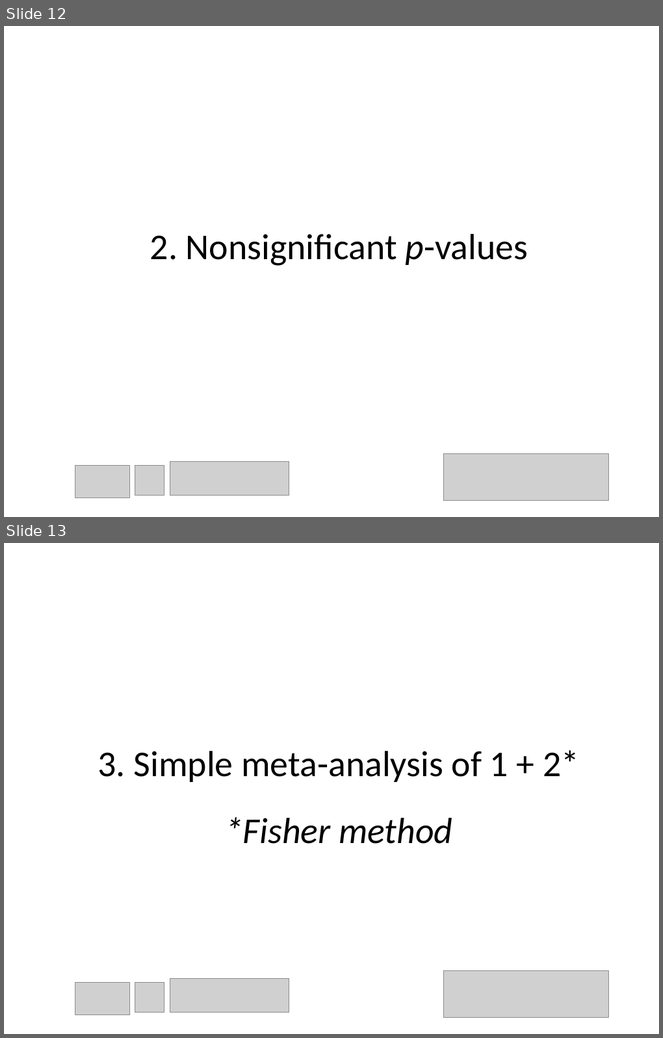
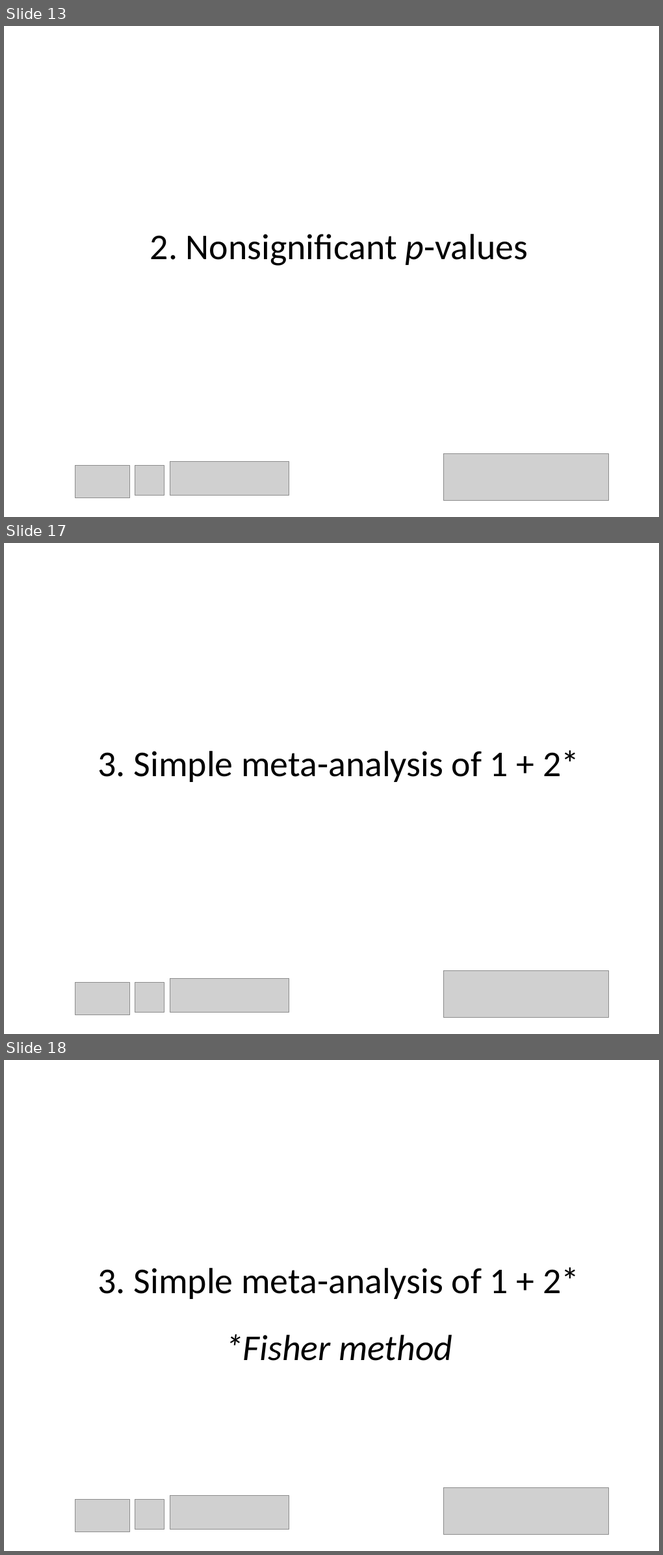
Before and after one commit to chartgerink/talks, a slide deck: 2015_2016/20160529 aps/how_to_detect_data_fab.odp. Shown one above the other, each under a label of ours: slides 12 and 13 before the commit, slides 13, 17 and 18 after it; the slides between them are not shown. The pictures are 663x1038 and 663x1555 pixels, drawn with LibreOffice and Linux fonts; fonts in the diff are those of the drawing; grey boxes stand for pictures. Boxes give left, top, right and bottom in pixels: in the first picture for what was removed or moved away, otherwise in the second. Text is boxed around its words. In the diff, an @@ line names an element or a change of style, - is before the commit and + after.

```diff
--- a/2015_2016/20160529 aps/how_to_detect_data_fab.odp
+++ b/2015_2016/20160529 aps/how_to_detect_data_fab.odp
@@ slide 17 added at (4, 543, 659, 1034), background #FFFFFF @@
@@ title added at (98, 750, 579, 782), 44 pt, text #000000 @@
+3. Simple meta-analysis of 1 + 2*
@@ picture added at (444, 971, 608, 1018) @@
@@ picture added at (76, 983, 130, 1016) @@
@@ picture added at (135, 983, 165, 1013) @@
@@ picture added at (170, 979, 289, 1013) @@
@@ what was slide 12 is now slide 13 @@
@@ what was slide 13 is now slide 18 @@
```
Also in this commit, not shown: 2 slides changed, 27 other slides added, 5 other files.
